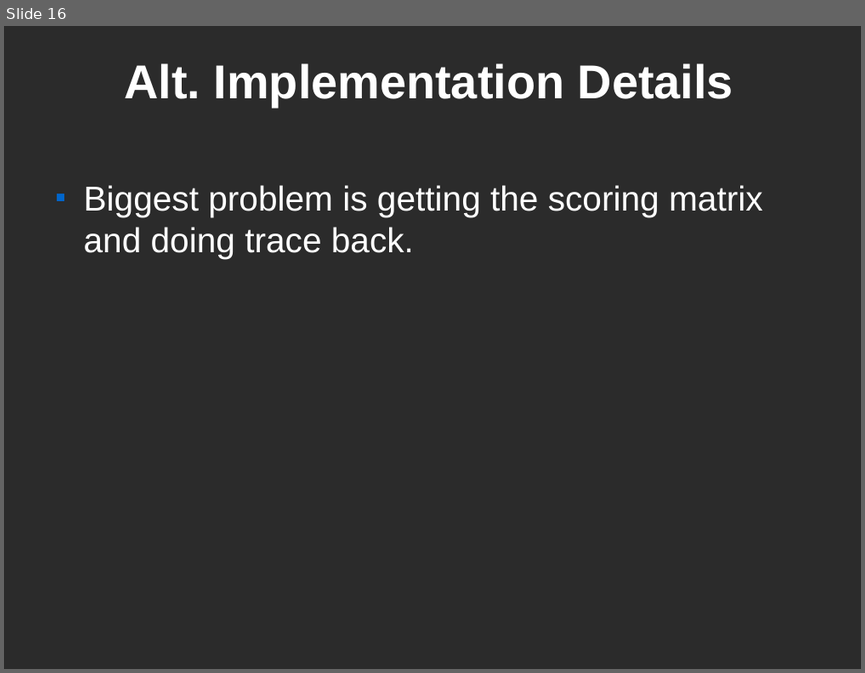
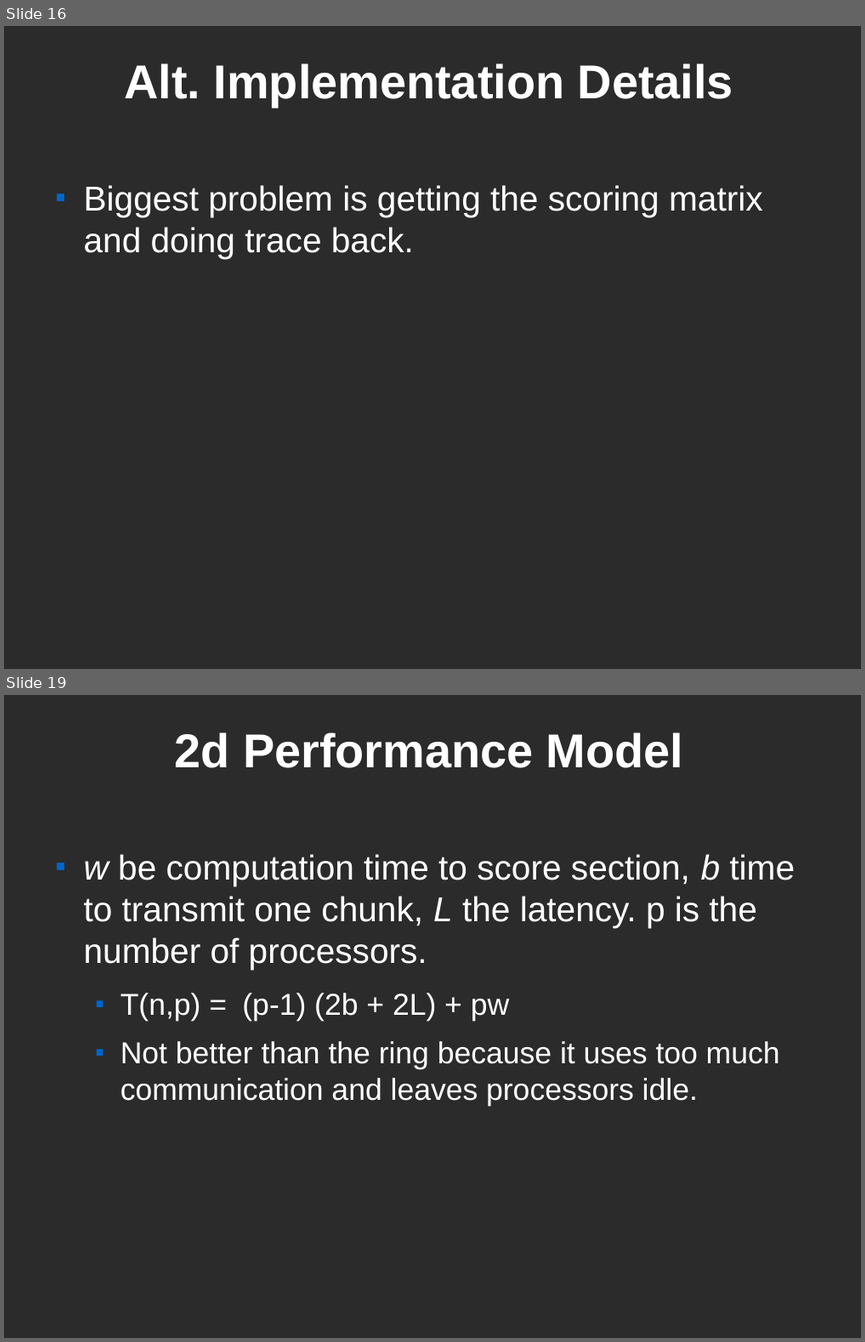
Before and after one commit to kenglishhi/ics632, a slide deck: smith-waterman/docs/ics-632-kenglish-final-presentation.odp. Shown one above the other, each under a label of ours: slide 16 before the commit, slides 16 and 19 after it; the slides between them are not shown. The pictures are 865x673 and 865x1342 pixels, drawn with LibreOffice and Linux fonts; fonts in the diff are those of the drawing; background and template pictures are left out; a plain dark background stands for a picture behind light text. Boxes give left, top, right and bottom in pixels: in the first picture for what was removed or moved away, otherwise in the second. Text is boxed around its words. In the diff, an @@ line names an element or a change of style, - is before the commit and + after.

```diff
--- a/smith-waterman/docs/ics-632-kenglish-final-presentation.odp
+++ b/smith-waterman/docs/ics-632-kenglish-final-presentation.odp
@@ slide 19 added at [4, 695, 861, 1338], background picture (left out) @@
@@ title added at [174, 732, 683, 768], 44 pt, text #FFFFFF, bold @@
+2d Performance Model
@@ text added at [84, 854, 794, 1106], 28 pt, text #FFFFFF @@
+■ w be computation time to score section, b time to transmit one chunk, L the latency. p is the number of processors.
+  ■ T(n,p) = (p-1) (2b + 2L) + pw
+  ■ Not better than the ring because it uses too much communication and leaves processors idle.
```
Also in this commit, not shown: 3 slides changed, 4 other slides added.
